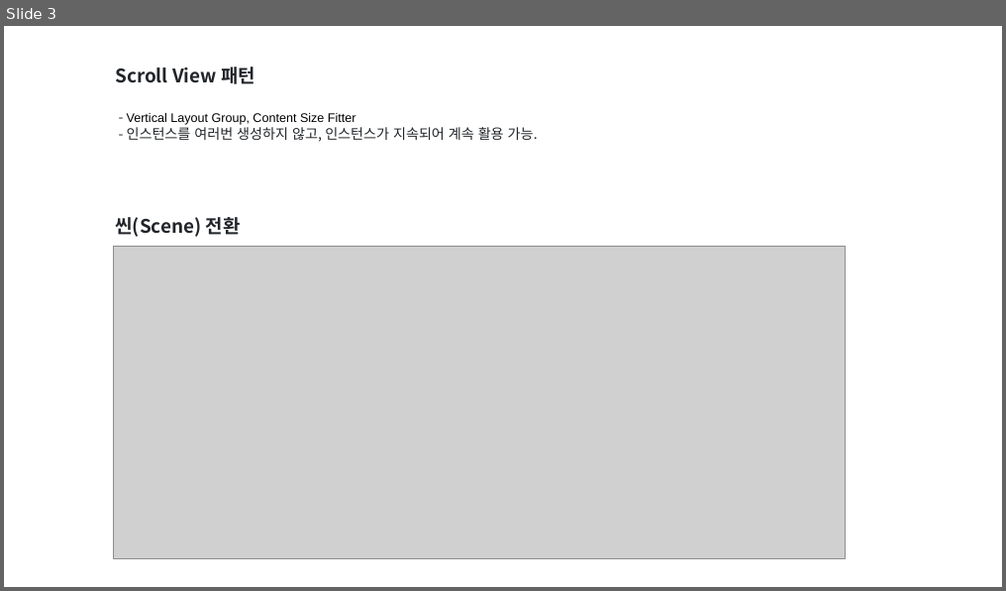
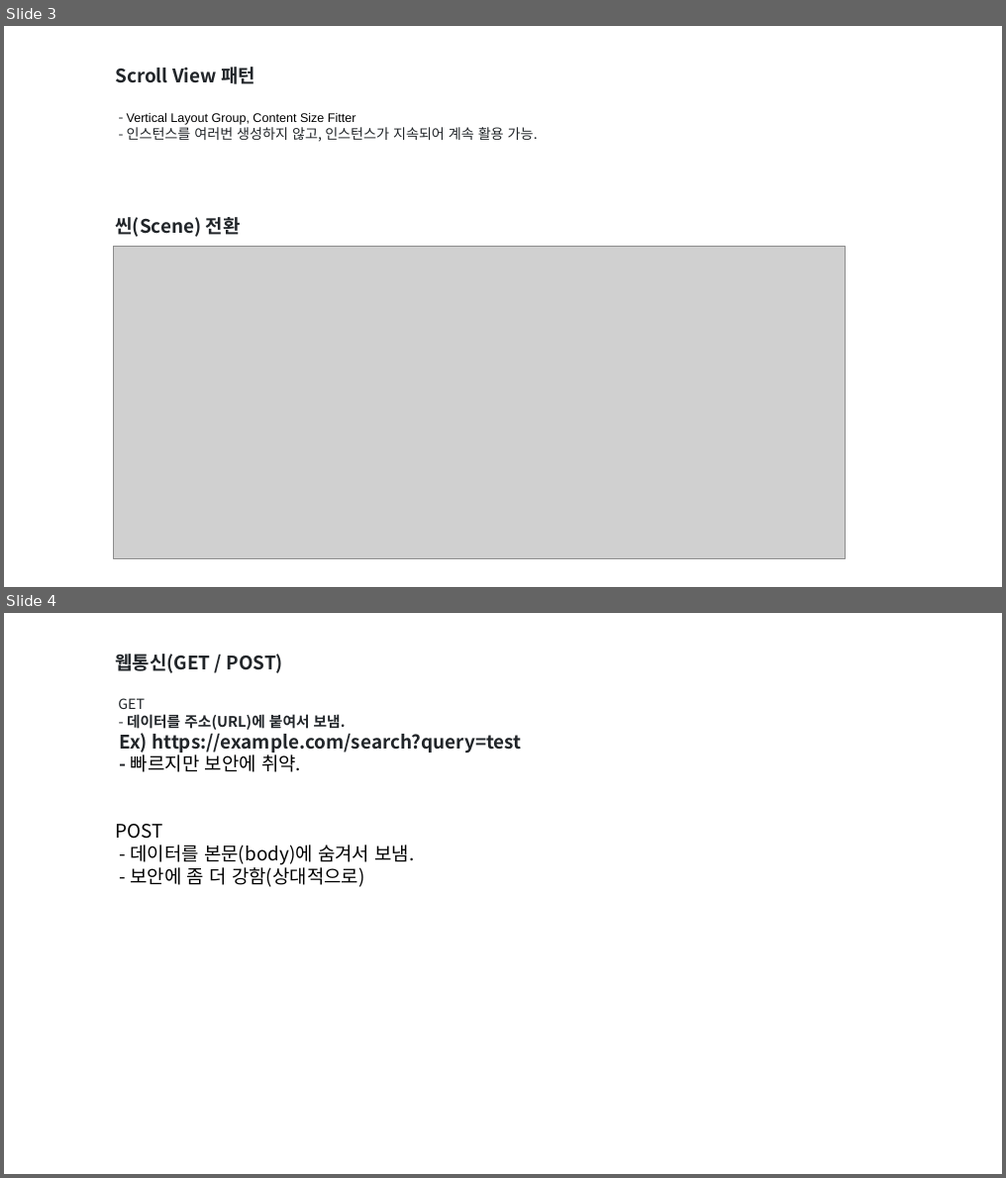
Before and after one commit to SangGyu-Lim/2025_study_lecture, a slide deck: client/lecture/2주차.pptx. Shown one above the other, each under a label of ours: slide 3 before the commit, slides 3 and 4 after it. The pictures are 1006x591 and 1006x1178 pixels, drawn with LibreOffice and Linux fonts; fonts in the diff are those of the drawing; grey boxes stand for pictures. Boxes give left, top, right and bottom in pixels: in the first picture for what was removed or moved away, otherwise in the second. Text is boxed around its words. In the diff, an @@ line names an element or a change of style, - is before the commit and + after.

Commit message:
2week

```diff
--- a/client/lecture/2주차.pptx
+++ b/client/lecture/2주차.pptx
@@ slide 4 added at (4, 613, 1002, 1174), background #FFFFFF @@
@@ rectangle added at (108, 647, 717, 893), outline #FFFFFF 0 pt, 18 pt, text #212529, bold @@
+웹통신(GET / POST)
+GET
+- 데이터를 주소(URL)에 붙여서 보냄.
+Ex) https://example.com/search?query=test
+- 빠르지만 보안에 취약.
+POST
+- 데이터를 본문(body)에 숨겨서 보냄.
+- 보안에 좀 더 강함(상대적으로)
```
